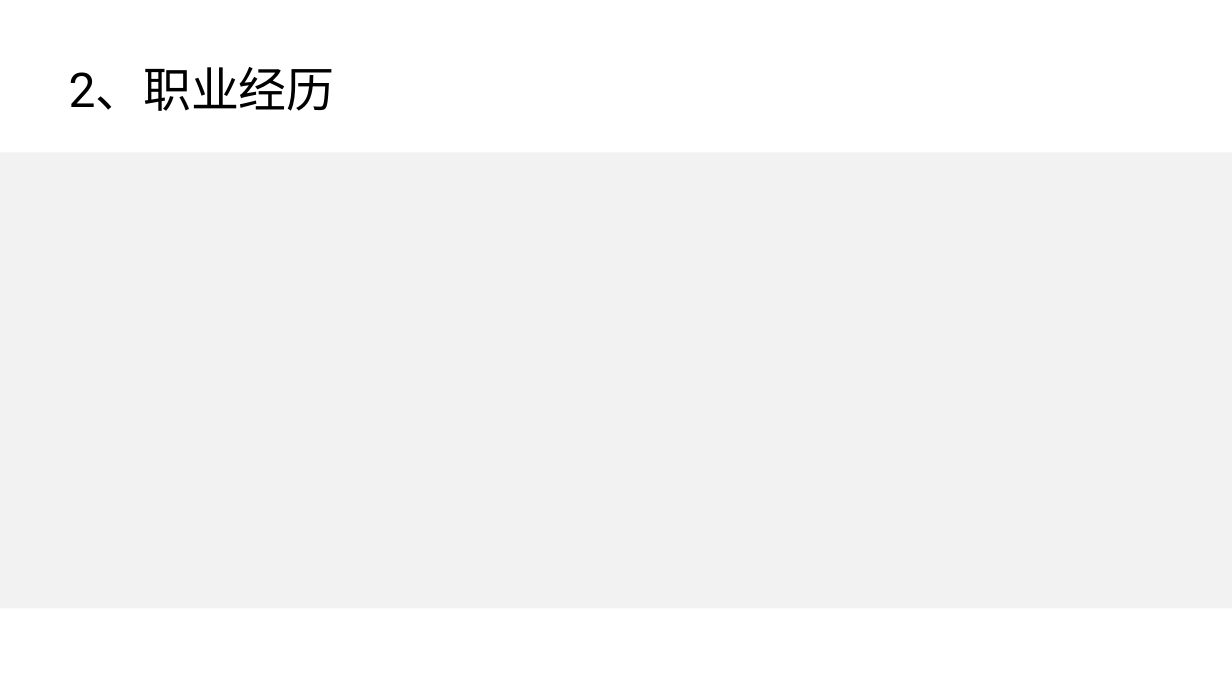
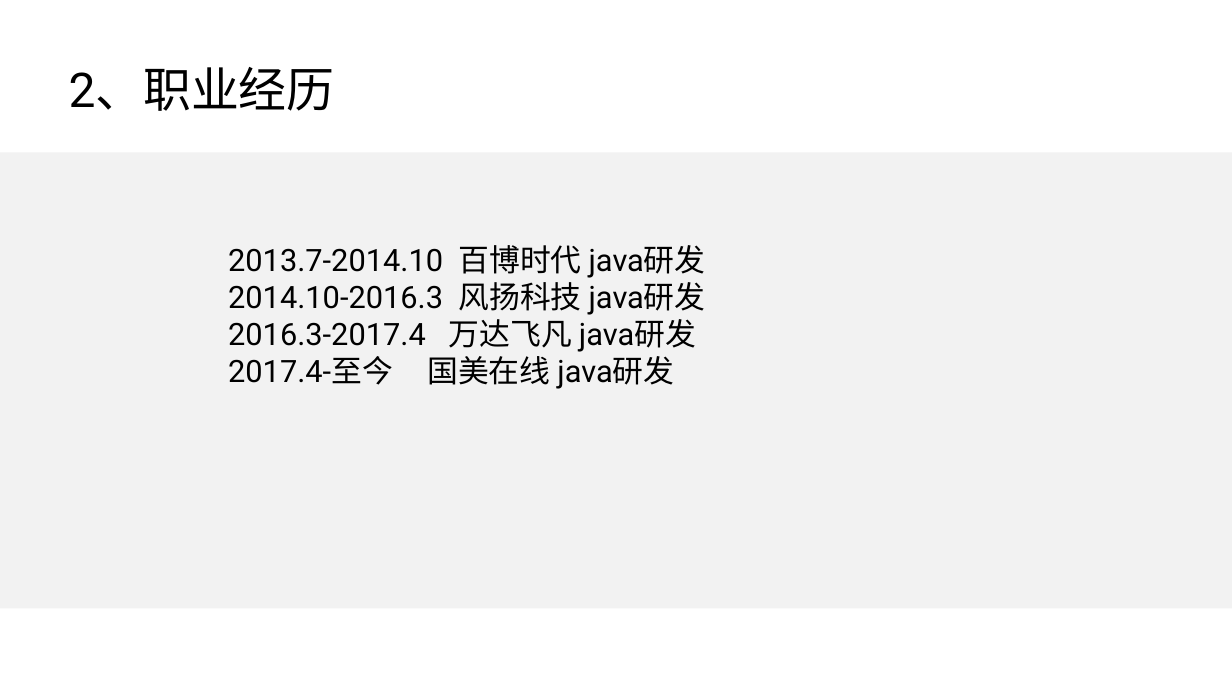
Before and after one commit to wl1990/disuser_wr, a slide deck: slide 4 of src/doc/职级评审_商城技术部.pptx. Drawn at 1232x693 pixels with LibreOffice and Linux fonts; fonts in the diff are those of the drawing; background and template pictures are left out. Boxes give left, top, right and bottom in pixels: in the first picture for what was removed or moved away, otherwise in the second. Text is boxed around its words. In the diff, an @@ line names an element or a change of style, - is before the commit and + after.

```diff
--- a/src/doc/职级评审_商城技术部.pptx
+++ b/src/doc/职级评审_商城技术部.pptx
@@ text added at box(228, 245, 706, 389), 18 pt, text #000000 @@
+2013.7-2014.10 百博时代 java研发
+2014.10-2016.3 风扬科技 java研发
+2016.3-2017.4 万达飞凡 java研发
+2017.4-至今 国美在线 java研发
```
Also in this commit, not shown: 5 other slides changed, 2 slides added.
